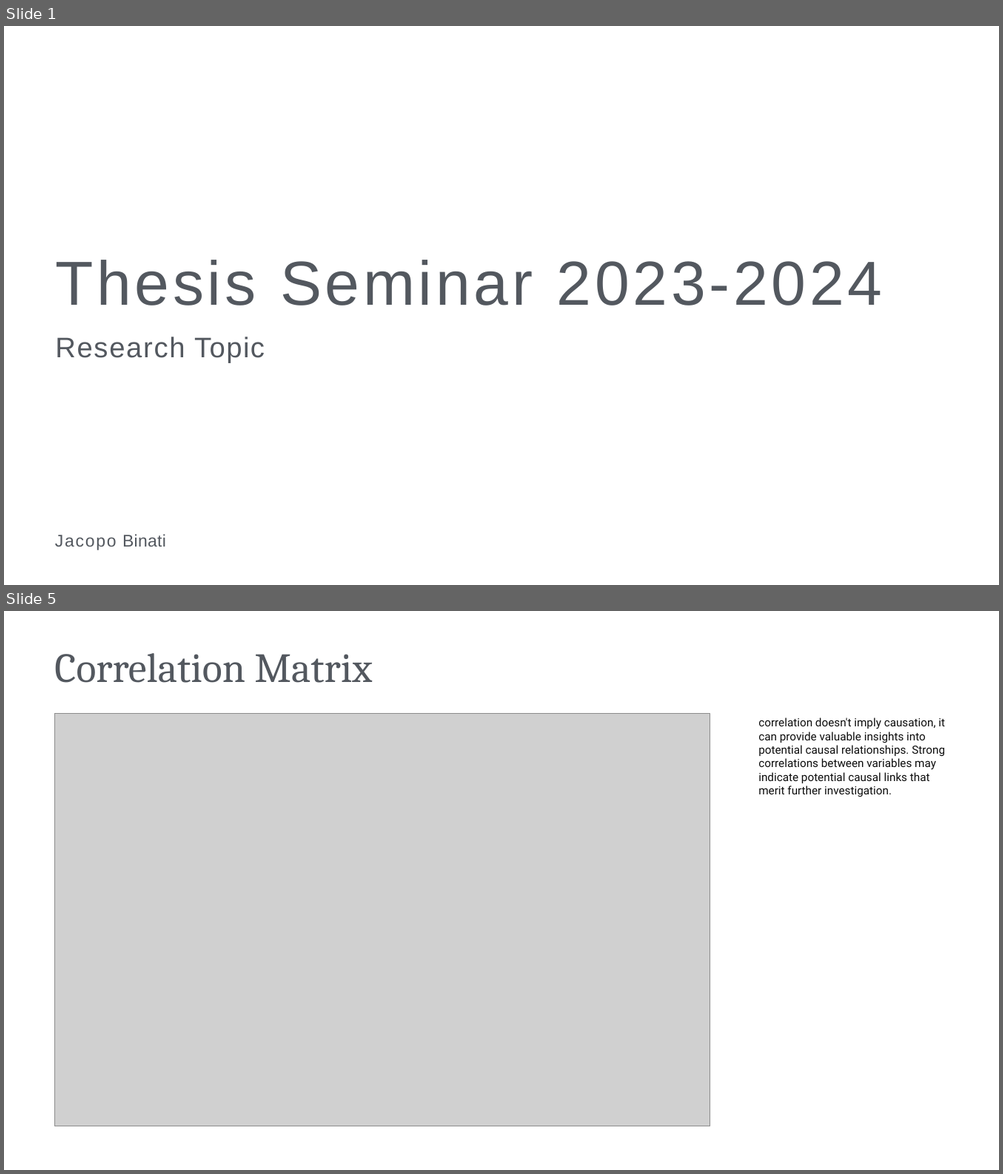
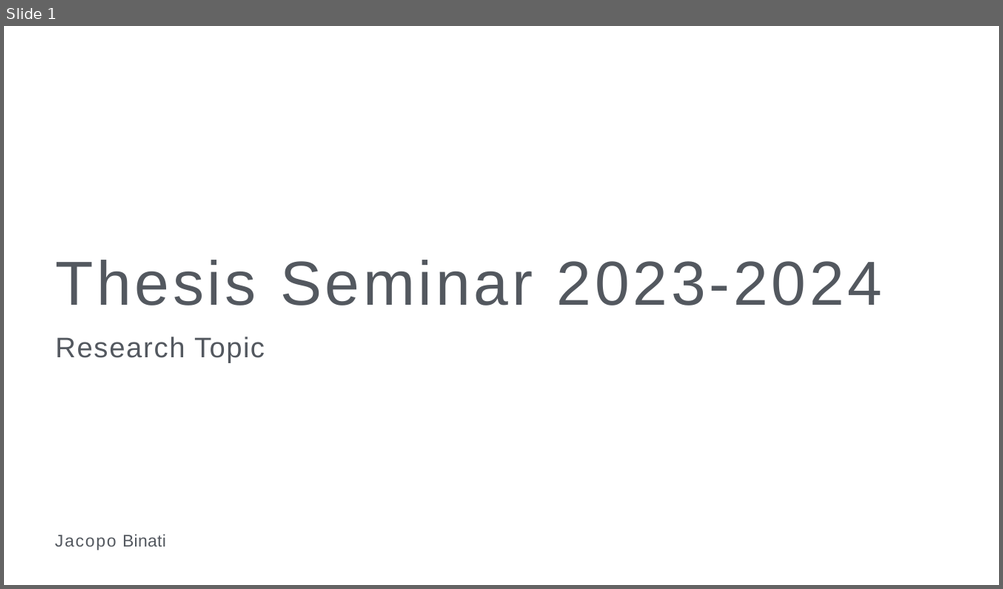
Before and after one commit to Jacopo21/MA_Thesis, a slide deck: presentations/presentation_JacopoBinati.pptx. Shown one above the other, each under a label of ours: slides 1 and 5 before the commit, slide 1 after it; the slides between them are not shown. The pictures are 1003x1174 and 1003x589 pixels, drawn with LibreOffice and Linux fonts; fonts in the diff are those of the drawing; grey boxes stand for pictures; background and template pictures are left out. Boxes give left, top, right and bottom in pixels: in the first picture for what was removed or moved away, otherwise in the second. Text is boxed around its words. In the diff, an @@ line names an element or a change of style, - is before the commit and + after.

```diff
--- a/presentations/presentation_JacopoBinati.pptx
+++ b/presentations/presentation_JacopoBinati.pptx
@@ slide 5 removed at [4,611,999,1170], background picture (left out) @@
@@ title removed at [54,653,372,683] @@
-Correlation Matrix
@@ picture removed at [54,714,709,1127] @@
@@ text removed at [758,718,945,797] @@
-correlation doesn't imply causation, it can provide valuable insights into potential causal relationships. Strong correlations between variables may indicate potential causal links that merit further investigation.
```
Also in this commit, not shown: 5 slides changed, 5 slides added, 14 other files.
